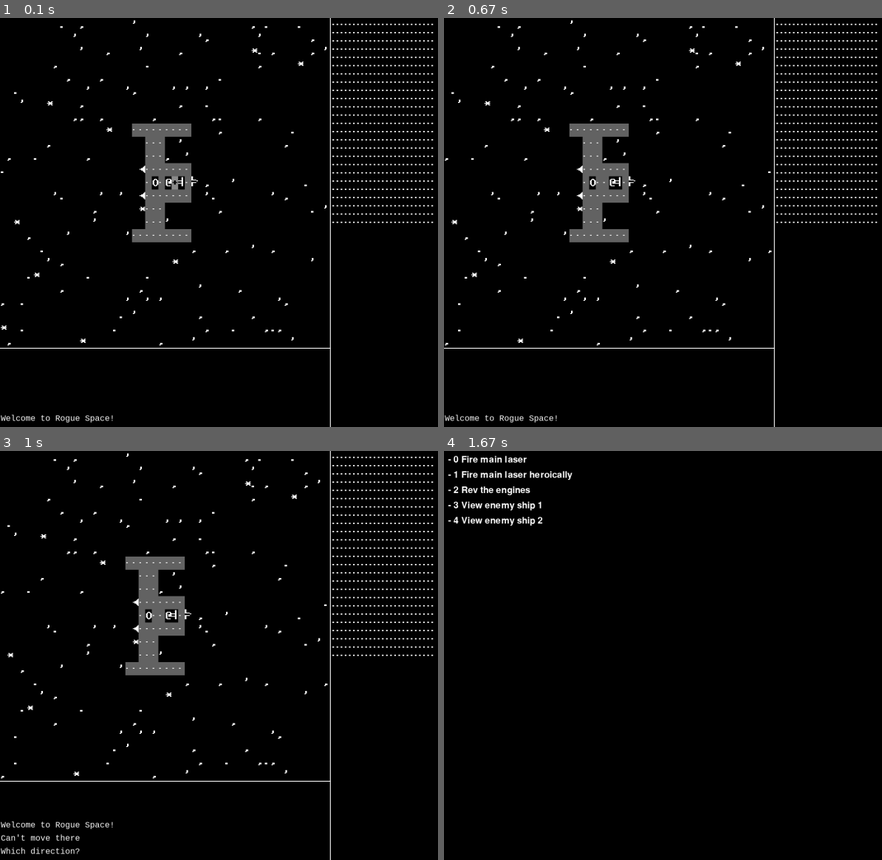
Above: before the commit, frames 1-4 (two rows, left to right).
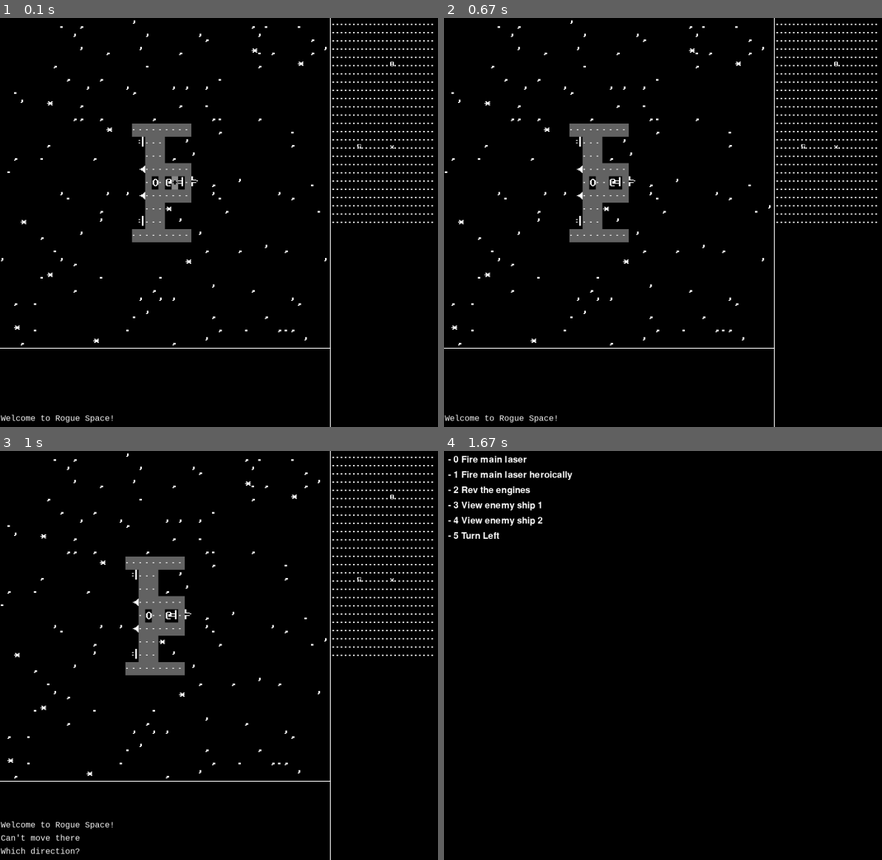
Above: after the commit, the same moments.

Repository: Alex-Sjoberg/Rogue-Space
Game: pygame game, started from Rogue Space/main.py
The game is run twice, just before and just after one commit, with the same random seed, the same clock (stepped at 60 frames per second) and the same inputs.
Inputs:
- Up to frame 1 (0.1 s): no input
- Up to frame 2 (0.67 s): hold Right from 0.33 s (still down)
- Up to frame 3 (1 s): release Right at 0.8 s; hold Up from 0.83 s (still down); tap A at 0.98 s
- Up to frame 4 (1.67 s): release Up at 1.18 s; hold Right from 1.22 s (still down)

The runs differ from the first frame. In frame 1, 0.8% of the frame differs, in the area x 0-91%, y 10-81%; in frame 2, 0.8%; in frame 3, 0.8%; in frame 4, 0.1%.

Commit message:
Minimap working. Maneuvering partial

Diff:
--- a/Rogue Space/component.py
+++ b/Rogue Space/component.py
@@ -8,10 +8,11 @@
 import tile
 import data as g
 import misc
+import entity
 
 class Component():
-    def __init__(self,type, *action):
-
+    def __init__(self,type,owner = None, *action):
+        self.owner = owner
         action = list(action)
         if type == g.C.LASER:
             self.char = "\u0142"
@@ -27,11 +28,17 @@
             self.char = "\u00cb"
             self.action = Engine()
             self.name = "Engine"
+            self.power = 50
 
         elif type == g.C.SENSOR:
             self.char = "O"
             self.action = Sensor(self)
             self.name = "Sensor"
+
+        elif type == g.C.MANEUVER:
+            self.char = "\u0134"
+            self.action = Maneuvering(self)
+            self.name = "Maneuvering thruster"
 
         self.type = type
         self.tile = tile.Tile(character = self.char)
@@ -49,9 +56,7 @@
         misc.log("That didn't seem to do anything")
         return 50
 
-    def link(self,target,actionNum = 0,description = "Do something"):
-        print("CAction linking")
-        self.action = Signal(self,target,actionNum,description)
+
 
 
 class Fire(CAction):
@@ -68,17 +73,18 @@
             return 50
 
 class Engine():
-    def __init__(self):
-        pass
+    def __init__(self,owner = None):
+        self.owner = owner
 
     def execute(self,actionNum = 0, *params):
         misc.log("engining")
-
+        g.CURSHIP.velocity += 50 ##PLACEHOLDER
         return 50
 
 class ActMenu(CAction):
-    def __init__(self,actions):
+    def __init__(self, actions, owner = None):
         self.actions = actions
+        self.owner = owner
 
     def execute(self,actionNum = 0):
         if len (self.actions) == 0:
@@ -117,7 +123,7 @@
         print(self.actions)
 
 class Signal(CAction):
-    def __init__(self,owner,target,actionNum = 0,description = "Do something"):
+    def __init__(self,owner = None, target=None, actionNum = 0, description = "Do something"):
         self.owner = owner
         self.target = target
         self.actionNum = actionNum
@@ -127,7 +133,7 @@
         return self.target.execute(self.actionNum, *params)
 
 class MultiAction(CAction):## for executing multiple component's actions with a single command
-    def __init__(self,*actions):
+    def __init__(self,owner = None, *actions):
         self.actions = list(actions)
 
     def execute(self,actionNum = 0, description = "Do multiple somethings",*params):
@@ -137,17 +143,25 @@
         return actTime//len(self.actions)
 
     def addAction(self,action):
+        action.owner = self.owner
         self.actions.append(action)
 
 class Sensor(CAction):
-    def __init__(self,owner,description = "Use the sensors"):
+    def __init__(self,owner = None,description = "Use the sensors"):
         self.owner = owner
         self.description = description
 
     def execute(self,actionNum = 0 , *params):
-        print(g.SHIPS)
         toView = g.SHIPS[actionNum]
-        misc.displayMap(toView.width//2, toView.height//2, toView)
+        misc.look(toView)
         pygame.display.update()
-        input()
+
         return 10
+
+class Maneuvering(CAction):
+    def __init__(self, description = "Use the maneuvering thrusters", owner = g.CURSHIP):
+        self.description = description
+        self.owner = owner
+
+    def execute(self,actionNum = 0,descrption = "Use the maneuvering thrusters",*params):
+        self.owner.targetHeading += 10
--- a/Rogue Space/data.py
+++ b/Rogue Space/data.py
@@ -47,7 +47,7 @@
 playMap = []
 
 global E
-E = enum("SPACE","WALL1","FLOOR","CDOOR","ODOOR","LASER","CTRLS","ENGNE","SNSOR")
+E = enum("SPACE","WALL1","FLOOR","CDOOR","ODOOR","LASER","CTRLS","ENGNE","SNSOR","MANUV")
 
 global S
 S=enum("SHIP1","SHIP2")
@@ -56,7 +56,7 @@
 N = enum("CREWMAN","SLIME","NINJA")
 
 global C
-C = enum("LASER","CONTROL","TELEPAD","ENGINE","SENSOR")
+C = enum("LASER","CONTROL","TELEPAD","ENGINE","SENSOR","MANEUVER")
 
 global SG
 SG = enum("FIRE")
@@ -76,8 +76,8 @@
 global DGREY
 DGREY = (100,100,100)
 
-global COMPLIST
-COMPLIST = []
+#global COMPLIST
+#COMPLIST = []
 
 global MHISTORY
 MHISTORY = []
@@ -104,3 +104,6 @@
 
 global SHIPS
 SHIPS = []
+
+global CURSOR
+CURSOR = None
--- a/Rogue Space/entity.py
+++ b/Rogue Space/entity.py
@@ -3,12 +3,93 @@
 
 @author: asjoberg
 '''
-import misc
+import misc,tile
 import data as g
 
 class Entity():
-    def __init__(self,ship = g.CURSHIP):
+    def __init__(self,ship = g.CURSHIP,xPos = None , yPos = None):
+        self.tile = tile.Tile(character = "X")
         self.ship = ship
+        if xPos:
+            self.xPos = xPos
+        else:
+            self.xPos = ship.width//2
+        if yPos:
+            self.yPos = yPos
+        else:
+            self.yPos = ship.height//2
+        self.pos = self.tile.image.get_rect().move(g.Xt//2*(g.FONTSIZE//2),g.Yt//2*g.FONTSIZE)
+        g.SCREEN.blit(self.tile.image,self.pos)
+        self.xDisp = self.xPos
+        self.yDisp = self.yPos
 
     def attack(self,target):
         misc.log("Hi-yah!")
+
+    def move(self,direction):
+
+            g.SCREEN.fill((0,0,0),self.pos)
+            g.SCREEN.blit(self.ship.map[self.yPos][self.xPos].tile.image , self.pos)
+
+            if direction == "UP":
+                if self.yPos == 0:
+                    misc.logNow("Can't move there")
+                elif self.onEdge("y",-1):
+                    self.pos=self.pos.move(0,-g.FONTSIZE)
+                    self.yPos-=1
+                else:
+                    self.yPos-=1
+                    self.yDisp-=1
+
+            elif direction == "DOWN":
+                if self.yPos == len(self.ship.map)-1:
+                    misc.logNow("Can't move there")
+                elif self.onEdge("y",+1):
+                    self.pos=self.pos.move(0,g.FONTSIZE)
+                    self.yPos+=1
+                else:
+                    self.yPos+=1
+                    self.yDisp+=1
+
+            elif direction == "LEFT":
+                if self.xPos == 0:
+                    misc.logNow("Can't move there")
+                elif self.onEdge("x",-1):
+                    self.xPos-=1
+                    self.pos=self.pos.move(-g.FONTSIZE//2,0)
+                else:
+                    self.xPos-=1
+                    self.xDisp-=1
+
+            elif direction == "RIGHT":
+                if self.xPos == len(self.ship.map[0])-1:
+                    misc.logNow("Can't move there")
+                elif self.onEdge("x",+1):
+                    self.xPos+=1
+                    self.pos=self.pos.move(g.FONTSIZE//2,0)
+                else:
+                    self.xPos+=1
+                    self.xDisp+=1
+
+            #g.SCREEN.blit(self.tile.image, self.pos)
+
+    def chooseDir(self,key):
+        if key == 273:
+            dir = "UP"
+        elif key == 274:
+            dir = "DOWN"
+        elif key == 276:
+            dir = "LEFT"
+        elif key == 275:
+            dir = "RIGHT"
+        return dir
+
+    def onEdge(self,axis,direct):
+        if axis == "x":
+            if ((self.xPos - g.Xt//2) <= 0 or (self.xPos +g.Xt//2) >= len(self.ship.map[0])) and ((self.xPos - g.Xt//2 +direct) <= 0 or (self.xPos +g.Xt//2 +direct) >= len(self.ship.map[0])):
+                return True
+            return False
+        else:
+            if ((self.yPos -g.Yt//2) <= 0 or (self.yPos + g.Yt//2 ) >= len(self.ship.map)-1) and ((self.yPos -g.Yt//2+direct) <= 0 or (self.yPos + g.Yt//2 + direct) >= len(self.ship.map)-1):
+                return True
+            return False
--- a/Rogue Space/environ.py
+++ b/Rogue Space/environ.py
@@ -11,6 +11,7 @@
         self.fg = fg
         self.walkable = False
         self.component = component
+
         if type == g.E.WALL1:
             self.char = "\u0114"
             self.bg = g.DGREY
@@ -35,22 +36,24 @@
 
         elif type == g.E.LASER:
             self.char = " "
-            self.component = comp.Component(type = g.C.LASER)
+            self.component = comp.Component(type = g.C.LASER,owner = self)
         elif type == g.E.CTRLS:
             self.char = "\u002B"
-            self.component = comp.Component(type = g.C.CONTROL)
+            self.component = comp.Component(type = g.C.CONTROL,owner = self)
         elif type == g.E.ENGNE:
             self.char = " "
-            self.component = comp.Component(type = g.C.ENGINE)
+            self.component = comp.Component(type = g.C.ENGINE,owner = self)
         elif type == g.E.SNSOR:
             self.char = "\u002B"
-            self.component = comp.Component(type = g.C.SENSOR)
+            self.component = comp.Component(type = g.C.SENSOR,owner = self)
+        elif type == g.E.MANUV:
+            self.char = " "
+            self.component = comp.Component(type = g.C.MANEUVER,owner = self)
         else:
             self.bg = (0,0,0)
             self.char = "?"
 
-        if self.component:
-            g.COMPLIST.append(self.component)
+
         self.tile = tile.Tile(character = self.char , bg = self.bg , fg = self.fg)
 
     def activate(self):
--- a/Rogue Space/main.py
+++ b/Rogue Space/main.py
@@ -10,21 +10,27 @@
 
 
 def main():
-    misc.initMinimap()
+    playing = True
     timer = gameTime.Timer();
-    g.CURSHIP = pShip = ship.Ship(4)
-    eship1 = ship.Ship(2)
-    eship2 = ship.Ship(1)
-    #g.ENTS = [[None for i in range(g.MWIDTH)] for j in range(g.MHEIGHT)]
+    g.CURSHIP = pShip = ship.Ship(4,heading = 45)
+    eShip1 = ship.Ship(2, x=105)
+    eShip2 = ship.Ship(1,y = 95)
+    misc.printShips()
+    misc.makeMinimap()
 
     misc.log("Welcome to Rogue Space!")
     #misc.log("This should be the second message to be displayed and it should be way too long so it is on multiple lin …(309 unchanged characters)…
 
     p = player.Player(g.MWIDTH//2,g.MHEIGHT//2,ship = pShip)
-    matey = npc.NPC(g.N.CREWMAN,23,17,eship1)
+    matey = npc.NPC(g.N.CREWMAN,23,17,eShip1)
     pShip.entMap[p.yPos][p.xPos] = p
+
     timer.register(p)
     timer.register(matey)
+    timer.register(pShip)
+    timer.register(eShip1)
+    timer.register(eShip2)
+
     pygame.display.update()
 
     while True:
--- a/Rogue Space/misc.py
+++ b/Rogue Space/misc.py
@@ -4,13 +4,13 @@
 @author: asjoberg
 '''
 import data as g
-import entity,pygame
+import entity,pygame,fractions
 import math
 
 
 def displayMap(playerX,playerY, ship = g.CURSHIP):
 ##    debugMapDisplay()
-    print(g.CURSHIP)
+
     g.MAPDISP.fill((0,0,0))
     for y in range(g.Yt):
         for x in range(g.Xt):
@@ -72,8 +72,8 @@
     label = myfont.render(txtText, 1, Textcolor)
     surface.blit(label, (Textx, Texty))
 
-def printComponents():
-    for comp in g.COMPLIST:
+def printComponents(ship):
+    for comp in ship.components:
         print(comp," ",comp.name)
 
 def log(newMessage):
@@ -84,7 +84,6 @@
     processMessages()
 
 def processMessages():
-    print("messages")
     if len(g.MPENDING) == 0:
         displayLog()
         return
@@ -159,30 +158,62 @@
         logLines.append(line)
     return logLines
 
-def initMinimap():
+def makeMinimap():
+    shipCoords = []
+    for ship in g.SHIPS:
+        shipCoords.append( (ship.xPos,ship.yPos) )
+    mid = midPoint(shipCoords)
+
     for y in range (len(g.MINIMAP)):
         for x in range (len(g.MINIMAP[0])):
             g.MINIDISP.blit( g.MINIMAP[y][x].image , (x*g.MINISIZE//2 , y*g.MINISIZE))
 
+    for ship in g.SHIPS:
+        g.MINIDISP.blit( ship.image.image , ( ((g.MXt//2) + (xdif(mid[0],ship.xPos))//100)*g.MINISIZE//2 , ((g.MYt//2) + (ydif(mid[1],ship.yPos))//100)*g.MINISIZE ) )
 
 def displayMinimap():
-    print("displaying minimap")
-    print(g.Xt*g.FONTSIZE)
     g.SCREEN.blit(g.MINIDISP, (g.Xt*g.FONTSIZE//2 + 5, 2) )
-
 
 def redraw(xPos,yPos,ship):
     displayMap(xPos, yPos, ship)
+    makeMinimap()
     displayUI()
 
 def distance(p1,p2):
     return math.sqrt( (p2[0] - p1[0])**2 + (p2[1] - p2[1])**2 )
 
-def midpoint(p1,p2):
-    return ( ((p1[0]+p2[0]) // 2) , ((p1[1] + p2[1]) // 2) )
+def midPoint(points):
+    xsum=ysum=0
+    for i in range (len(points)):
+        xsum += points[i][0]
+        ysum += points[i][1]
+    return ( (xsum // len(points) , ysum // len(points) ) )
 
 def xdif(x1,x2):
     return x2 -x1
 
 def ydif(y1,y2):
     return y2-y1
+
+def printShips():
+    for i  in range(len(g.SHIPS)):
+        print(i, g.SHIPS[i].name)
+
+def look(ship, startx = None,starty = None):
+
+    g.CURSOR = entity.Entity(ship = ship, xPos = startx , yPos = starty)
+    while True:
+        for newEvent in pygame.event.get():
+            if newEvent.type == pygame.KEYDOWN:
+                unicode = newEvent.unicode
+                key = newEvent.key
+                if key in [273,274,275,276]:
+                    dir = g.CURSOR.chooseDir(key)
+                    g.CURSOR.move(dir)
+                    displayMap(g.CURSOR.xDisp,g.CURSOR.yDisp,g.CURSOR.ship)
+                    g.SCREEN.blit(g.CURSOR.tile.image, g.CURSOR.pos)
+                    pygame.display.update()
+
+                elif unicode == " ":
+                    g.CURSOR = None
+                    return 0
--- a/Rogue Space/npc.py
+++ b/Rogue Space/npc.py
@@ -6,9 +6,9 @@
 import data as g
 import pygame,misc,entity,tile
 
-class NPC(entity.Entity):
+class NPC():
     def __init__(self,Ntype,xPos,yPos,ship):
-        super().__init__(ship=ship)
+        self.ship=ship
         self.Ntype = Ntype
         self.xPos = xPos
         self.yPos = yPos
--- a/Rogue Space/player.py
+++ b/Rogue Space/player.py
@@ -1,6 +1,5 @@
 import data as g
 import pygame,misc,entity,inventory,tile
-
 
 
 class Player(entity.Entity):
@@ -9,21 +8,21 @@
         self.tile = tile.Tile(character = "@")
 
 
-        self.pos = self.tile.image.get_rect().move(g.Xt//2*(g.FONTSIZE//2),g.Yt//2*g.FONTSIZE)
+       # self.pos = self.tile.image.get_rect().move(g.Xt//2*(g.FONTSIZE//2),g.Yt//2*g.FONTSIZE)
 
         self.xPos = len(self.ship.map[0])//2
         self.yPos = len(self.ship.map)//2
-        self.xDisp = self.xPos
-        self.yDisp = self.yPos
+
 
 
         self.actionPoints = 0
         self.speed = 100
-        g.SCREEN.blit(self.tile.image,self.pos)
+       # g.SCREEN.blit(self.tile.image,self.pos)
 
         self.inventory = inventory.Inventory(self)
     def take_turn(self):
         misc.displayMap(self.xDisp,self.yDisp,self.ship)
+        misc.makeMinimap()
         while True:
             for newEvent in pygame.event.get():
     ##            print(newEvent.type)
@@ -48,6 +47,9 @@
                         else:
                             misc.logNow("Nothing there")
                             return 0
+                    elif newEvent.unicode == "x":
+                        return misc.look(self.ship,self.xDisp,self.yDisp)
+
                     elif newEvent.unicode == 'a':
                         misc.logNow("Which direction?")
                         while True:
@@ -103,49 +105,57 @@
         elif dir == "RIGHT":
             return self.ship.map[y][x+1].component.execute()
 
+
     def move(self,direction):
-        if not misc.checkMove(direction,self.xPos,self.yPos,self.ship):
-            misc.logNow("Can't move there")
-            return False
-        g.SCREEN.fill((0,0,0),self.pos)
-        g.SCREEN.blit(self.ship.map[self.yPos][self.xPos].tile.image , self.pos)
-        self.ship.entMap[self.yPos][self.xPos] = None
+            if not misc.checkMove(direction,self.xPos,self.yPos,self.ship):
+                misc.logNow("Can't move there")
+                return False
+            self.ship.entMap[self.yPos][self.xPos] = None
 
-        if direction == "UP":
-            if self.onEdge("y",-1):
-                self.pos=self.pos.move(0,-g.FONTSIZE)
-                self.yPos-=1
-            else:
-                self.yPos-=1
-                self.yDisp-=1
 
-        elif direction == "DOWN":
-            if self.onEdge("y",+1):
-                self.pos=self.pos.move(0,g.FONTSIZE)
-                self.yPos+=1
-            else:
-                self.yPos+=1
-                self.yDisp+=1
+            super().move(direction)
+            '''
+            g.SCREEN.fill((0,0,0),self.pos)
+            g.SCREEN.blit(self.ship.map[self.yPos][self.xPos].tile.image , self.pos)
 
-        elif direction == "LEFT":
-            if self.onEdge("x",-1):
-                self.xPos-=1
-                self.pos=self.pos.move(-g.FONTSIZE//2,0)
-            else:
-                self.xPos-=1
-                self.xDisp-=1
+            if direction == "UP":
+                if self.onEdge("y",-1):
+                    self.pos=self.pos.move(0,-g.FONTSIZE)
+                    self.yPos-=1
+                else:
+                    self.yPos-=1
+                    self.yDisp-=1
 
-        elif direction == "RIGHT":
-            if self.onEdge("x",+1):
-                self.xPos+=1
-                self.pos=self.pos.move(g.FONTSIZE//2,0)
-            else:
-                self.xPos+=1
-                self.xDisp+=1
-        self.ship.entMap[self.yPos][self.xPos] = self
-        g.SCREEN.blit(self.tile.image, self.pos)
+            elif direction == "DOWN":
+                if self.onEdge("y",+1):
+                    self.pos=self.pos.move(0,g.FONTSIZE)
+                    self.yPos+=1
+                else:
+                    self.yPos+=1
+                    self.yDisp+=1
 
-        return True
+            elif direction == "LEFT":
+                if self.onEdge("x",-1):
+                    self.xPos-=1
+                    self.pos=self.pos.move(-g.FONTSIZE//2,0)
+                else:
+                    self.xPos-=1
+                    self.xDisp-=1
+
+            elif direction == "RIGHT":
+                if self.onEdge("x",+1):
+                    self.xPos+=1
+                    self.pos=self.pos.move(g.FONTSIZE//2,0)
+                else:
+                    self.xPos+=1
+                    self.xDisp+=1
+
+            g.SCREEN.blit(self.tile.image, self.pos)
+            '''
+
+            self.ship.entMap[self.yPos][self.xPos] = self
+            return True
+
     def itemHere(self):
         if self.ship.map[self.yPos][self.xPos].inventory:
             return True
@@ -161,24 +171,3 @@
         else:
             misc.logNow("Inventory is full")
             return 0
-
-    def onEdge(self,axis,direct):
-        if axis == "x":
-            if ((self.xPos - g.Xt//2) <= 0 or (self.xPos +g.Xt//2) >= len(self.ship.map[0])) and ((self.xPos - g.Xt//2 +direct) <= 0 or (self.xPos +g.Xt//2 +direct) >= len(self.ship.map[0])):
-                return True
-            return False
-        else:
-            if ((self.yPos -g.Yt//2) <= 0 or (self.yPos + g.Yt//2 ) >= len(self.ship.map)-1) and ((self.yPos -g.Yt//2+direct) <= 0 or (self.yPos + g.Yt//2 + direct) >= len(self.ship.map)-1):
-                return True
-            return False
-
-    def chooseDir(self,key):
-        if key == 273:
-            dir = "UP"
-        elif key == 274:
-            dir = "DOWN"
-        elif key == 276:
-            dir = "LEFT"
-        elif key == 275:
-            dir = "RIGHT"
-        return dir
--- a/Rogue Space/ship.py
+++ b/Rogue Space/ship.py
@@ -1,20 +1,38 @@
 import data as g
-import environ
+import environ,tile,math
 import misc
 import component as comp
 
 class Ship():
-    def __init__(self,model,x = 100,y = 100):
+    def __init__(self,model,x = 1000,y = 1000, heading = 0, name = "Unknown ship"):
         self.type = model
+
         self.xPos = x
         self.yPos = y
-        self.speed = 10
+        self.heading = heading
+        self.velocity = 0
+        self.targetHeading = self.heading
+        self.velocity = self.velocity
+
+
+
+        self.speed = 100
+
         self.map = []
         self.entMap = []
+        self.components = []
         self.width = 0
         self.height = 0
 
+        self.name = name
+
+        self.turnRate = 0
+        self.enginePower = 0
+        self.calculateStats()
+
         if model == 1:
+            self.name = "Sitting Duck"
+            self.image = tile.Tile(character = "\u0108",fontsize = g.MINISIZE)
             self.makeShip([
                 [g.E.WALL1,g.E.WALL1,g.E.WALL1,g.E.WALL1,g.E.WALL1,g.E.WALL1,g.E.WALL1,g.E.WALL1,g.E.WALL1,g.E.WALL1,g.E.WALL1,g.E.WALL1,g.E.WALL1,g.E.WALL1,g.E.WALL1,g.E.WALL1,g.E.WALL1,g.E.WALL1,g.E.WALL1,g.E.SPACE],
                 [g.E.WALL1,g.E.FLOOR,g.E.FLOOR,g.E.WALL1,g.E.WALL1,g.E.WALL1,g.E.WALL1,g.E.WALL1,g.E.WALL1,g.E.WALL1,g.E.WALL1,g.E.WALL1,g.E.WALL1,g.E.WALL1,g.E.WALL1,g.E.WALL1,g.E.FLOOR,g.E.CTRLS,g.E.WALL1,g.E.LASER],
@@ -28,9 +46,12 @@
                 [g.E.WALL1,g.E.WALL1,g.E.WALL1,g.E.WALL1,g.E.WALL1,g.E.WALL1,g.E.WALL1,g.E.WALL1,g.E.WALL1,g.E.WALL1,g.E.WALL1,g.E.WALL1,g.E.WALL1,g.E.WALL1,g.E.WALL1,g.E.WALL1,g.E.WALL1,g.E.WALL1,g.E.WALL1,g.E.SPACE],
 ])
         elif model == 2:
+            self.name = "Behemoth"
             self.makeShip([ [g.E.FLOOR if i % 2 ==1 else g.E.FLOOR for i in range (55)] for i in range (30)] )
-
+            self.image = tile.Tile(character = "\u0107",fontsize = g.MINISIZE)
         elif model == 3:
+            self.name = "Frigate"
+            self.image = tile.Tile(character = "\u00C5",fontsize = g.MINISIZE)
             self.makeShip([
             [g.E.WALL1,g.E.WALL1,g.E.WALL1,g.E.WALL1,g.E.WALL1,g.E.WALL1,g.E.WALL1,g.E.WALL1,g.E.WALL1,g.E.WALL1,g.E.WA …(395 unchanged characters)…
             [g.E.WALL1,g.E.FLOOR,g.E.FLOOR,g.E.FLOOR,g.E.FLOOR,g.E.FLOOR,g.E.FLOOR,g.E.FLOOR,g.E.FLOOR,g.E.FLOOR,g.E.FL …(395 unchanged characters)…
@@ -64,26 +85,28 @@
 
                            ])
         elif model == 4:
+            self.name = "Fighter"
+            self.image = tile.Tile(character = "x",fontsize = g.MINISIZE)
             self.makeShip([
                 [g.E.WALL1,g.E.WALL1,g.E.WALL1,g.E.WALL1,g.E.WALL1,g.E.WALL1,g.E.WALL1,g.E.WALL1,g.E.WALL1,g.E.SPACE],
-                [g.E.SPACE,g.E.SPACE,g.E.WALL1,g.E.WALL1,g.E.WALL1,g.E.SPACE,g.E.SPACE,g.E.SPACE,g.E.SPACE,g.E.SPACE],
+                [g.E.SPACE,g.E.MANUV,g.E.WALL1,g.E.WALL1,g.E.WALL1,g.E.SPACE,g.E.SPACE,g.E.SPACE,g.E.SPACE,g.E.SPACE],
                 [g.E.SPACE,g.E.SPACE,g.E.WALL1,g.E.WALL1,g.E.WALL1,g.E.SPACE,g.E.SPACE,g.E.SPACE,g.E.SPACE,g.E.SPACE],
                 [g.E.SPACE,g.E.ENGNE,g.E.WALL1,g.E.WALL1,g.E.WALL1,g.E.WALL1,g.E.WALL1,g.E.WALL1,g.E.WALL1,g.E.SPACE],
                 [g.E.SPACE,g.E.SPACE,g.E.WALL1,g.E.SNSOR,g.E.WALL1,g.E.WALL1,g.E.FLOOR,g.E.CTRLS,g.E.WALL1,g.E.LASER],
                 [g.E.SPACE,g.E.ENGNE,g.E.WALL1,g.E.WALL1,g.E.WALL1,g.E.WALL1,g.E.WALL1,g.E.WALL1,g.E.WALL1,g.E.SPACE],
                 [g.E.SPACE,g.E.SPACE,g.E.WALL1,g.E.WALL1,g.E.WALL1,g.E.SPACE,g.E.SPACE,g.E.SPACE,g.E.SPACE,g.E.SPACE],
-                [g.E.SPACE,g.E.SPACE,g.E.WALL1,g.E.WALL1,g.E.WALL1,g.E.SPACE,g.E.SPACE,g.E.SPACE,g.E.SPACE,g.E.SPACE],
+                [g.E.SPACE,g.E.MANUV,g.E.WALL1,g.E.WALL1,g.E.WALL1,g.E.SPACE,g.E.SPACE,g.E.SPACE,g.E.SPACE,g.E.SPACE],
                 [g.E.WALL1,g.E.WALL1,g.E.WALL1,g.E.WALL1,g.E.WALL1,g.E.WALL1,g.E.WALL1,g.E.WALL1,g.E.WALL1,g.E.SPACE],
 
                   ])
 
-            misc.printComponents()
-            g.COMPLIST[2].action.link(g.COMPLIST[3].action,description = "Fire main laser")
-            g.COMPLIST[2].action.link(g.COMPLIST[3].action,1,description = "Fire main laser heroically")
-            g.COMPLIST[2].action.link(comp.MultiAction(g.COMPLIST[0].action , g.COMPLIST[4].action) , 0 , description = "Rev the engines")
-            g.COMPLIST[2].action.link(g.COMPLIST[1].action,0,description = "View enemy ship 1" )
-            g.COMPLIST[2].action.link(g.COMPLIST[1].action,1,description = "View enemy ship 2" )
-
+            misc.printComponents(self)
+            self.components[3].action.link(self.components[4].action,description = "Fire main laser")
+            self.components[3].action.link(self.components[4].action,1,description = "Fire main laser heroically")
+            self.components[3].action.link(comp.MultiAction(self.components[0].action , self.components[4].action) , 0 , description = "Rev the engines")
+            self.components[3].action.link(self.components[1].action,1,description = "View enemy ship 1" )
+            self.components[3].action.link(self.components[1].action,2,description = "View enemy ship 2" )
+            self.components[3].action.link(self.components[0].action,1,description = "Turn Left")
 
     def makeShip(self,text):
         g.MWIDTH
@@ -107,8 +130,10 @@
             for i in range(xfiller):##left filler
                 self.map[y+yfiller].append(environ.Environ(g.E.SPACE))
             for x in range(len(text[0])):#content
-                self.map[y+yfiller].append(environ.Environ(text[y][x]))
-
+                newE = environ.Environ(text[y][x])
+                self.map[y+yfiller].append(newE)
+                if newE.component:
+                    self.components.append(newE.component)
             for i in range(xfiller):#right filler
                 self.map[y+yfiller].append(environ.Environ(g.E.SPACE))
         for i in range(yfiller):# bottom filler stars
@@ -118,3 +143,17 @@
         self.height = g.MHEIGHT = height+10
 
         self.entMap = [[None for i in range(self.width)] for j in range(self.height)]
+
+    def take_turn(self):
+        dx = math.cos(math.radians(self.heading))
+        dy = math.sin(math.radians(self.heading))
+
+        self.xPos += dx*self.velocity
+        self.yPos -= dy*self.velocity
+
+        return 100
+
+    def calculateStats(self):
+        for component in self.components:
+            if component.type == g.C.ENGINE:
+                self.enginePower += component.power
